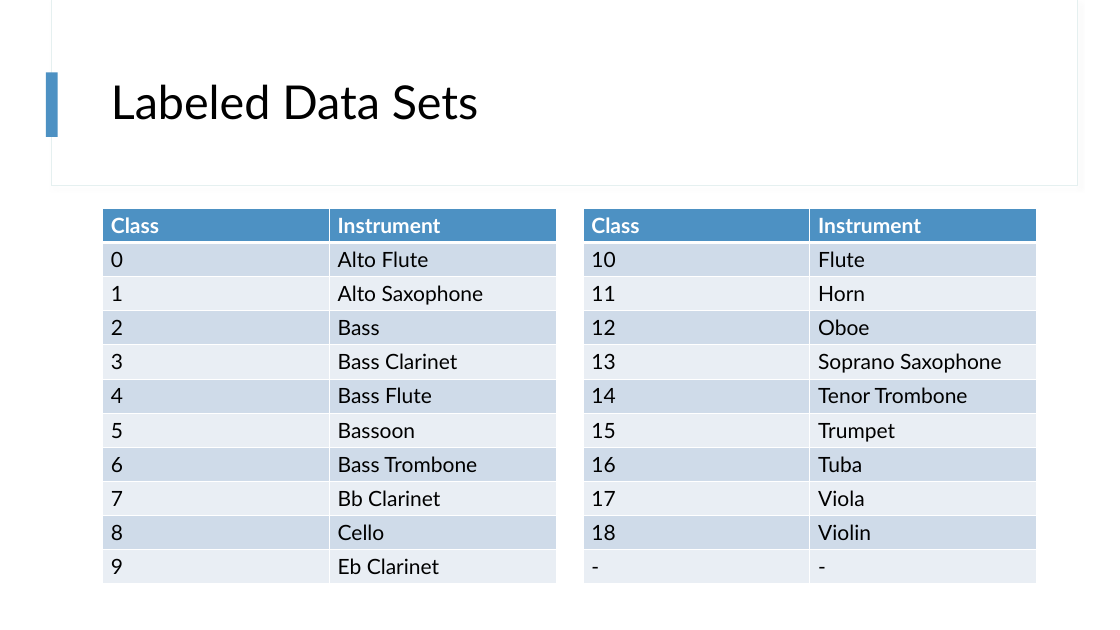
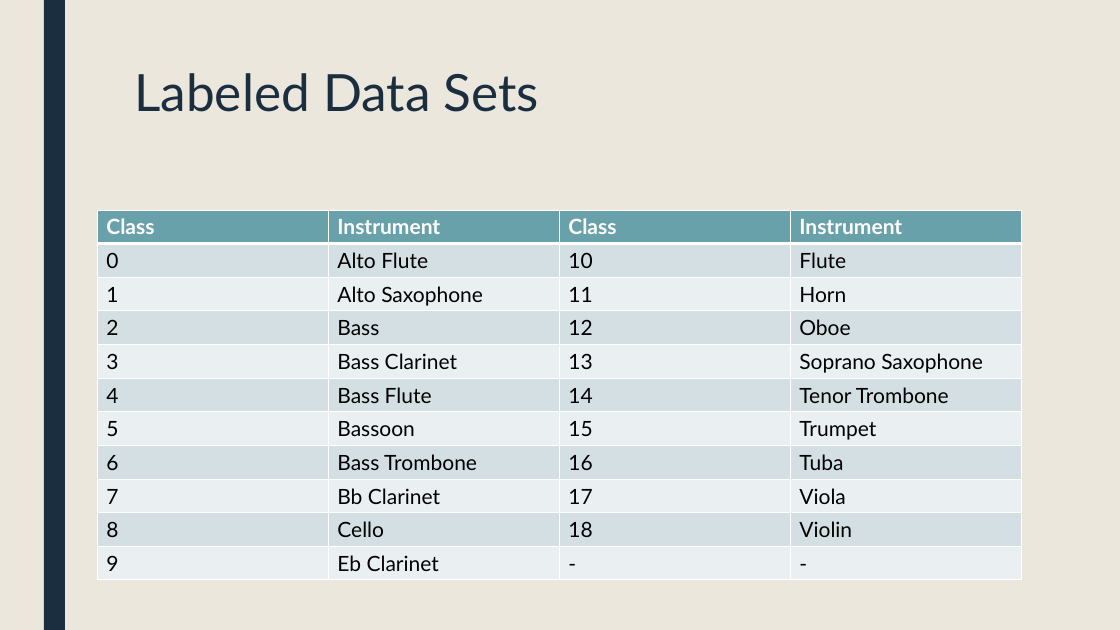
Before and after one commit to landonbuell/Buell-Senior-Thesis, a slide deck: slide 5 of Presentations/8_Jan_2020.pptx (slide 4 before the commit). Drawn at 1120x630 pixels with LibreOffice and Linux fonts; fonts in the diff are those of the drawing. Boxes give left, top, right and bottom in pixels: in the first picture for what was removed or moved away, otherwise in the second. Text is boxed around its words. In the diff, an @@ line names an element or a change of style, - is before the commit and + after.

Commit message:
4 Jan 2020
- Reran Frequency Classifier Again
- Updated Slide Show for Jan 8th

```diff
--- a/Presentations/8_Jan_2020.pptx
+++ b/Presentations/8_Jan_2020.pptx
@@ background #FFFFFF to #EBE7DD @@
@@ rectangle added at [44, 0, 65, 630], fill #1A2E40 @@
@@ rectangle removed at [51, 0, 1077, 186] @@
@@ rectangle removed at [52, 0, 1077, 185] @@
@@ rectangle removed at [46, 72, 58, 137] @@
@@ title "Labeled Data Sets": place and size @@
-title "Labeled Data Sets" at [111, 84, 479, 120]
+title "Labeled Data Sets" at [134, 73, 539, 112]
@@ title "Labeled Data Sets" at [134, 73, 539, 112]: size 40 to 44 pt, text colour #000000 to #1A2E40; line spacing 0.9 to 0.89; vertical alignment middle to top @@
@@ table removed at [583, 208, 1037, 583], 11 rows, 2 columns @@
-Class | Instrument
-10 | Flute
-11 | Horn
-12 | Oboe
-13 | Soprano Saxophone
-14 | Tenor Trombone
-15 | Trumpet
-16 | Tuba
-17 | Viola
-18 | Violin
-- | -
@@ table at [98, 210, 1023, 580] @@
+column 3: Class | 10 | 11 | 12 | 13 | 14 | 15 | 16 | 17 | 18 | -
+column 4: Instrument | Flute | Horn | Oboe | Soprano Saxophone | Tenor Trombone | Trumpet | Tuba | Viola | Violin | -
@@ table: place and size @@
-table at [103, 208, 556, 583]
+table at [98, 210, 1023, 580]
```
Also in this commit, not shown: 9 other slides changed, 29 slides added, 2 other files.
